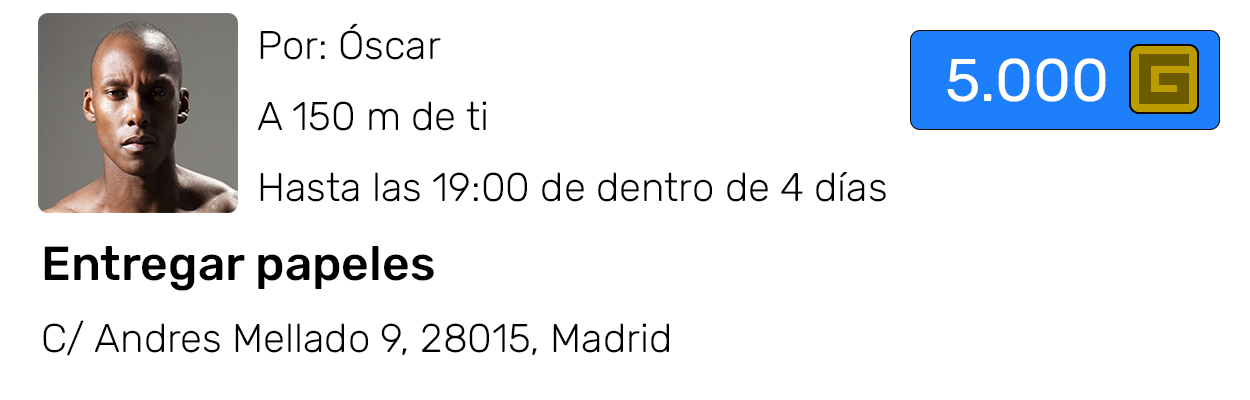
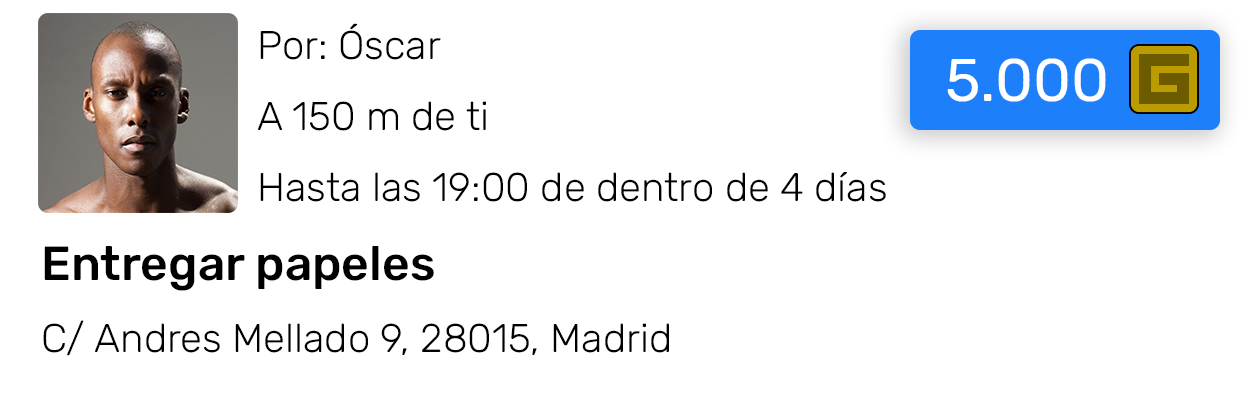
Layered file, before and after one edit (1250px x 400px). Changes by layer:
painted on "Precio" over [910, 30, 1220, 130]
